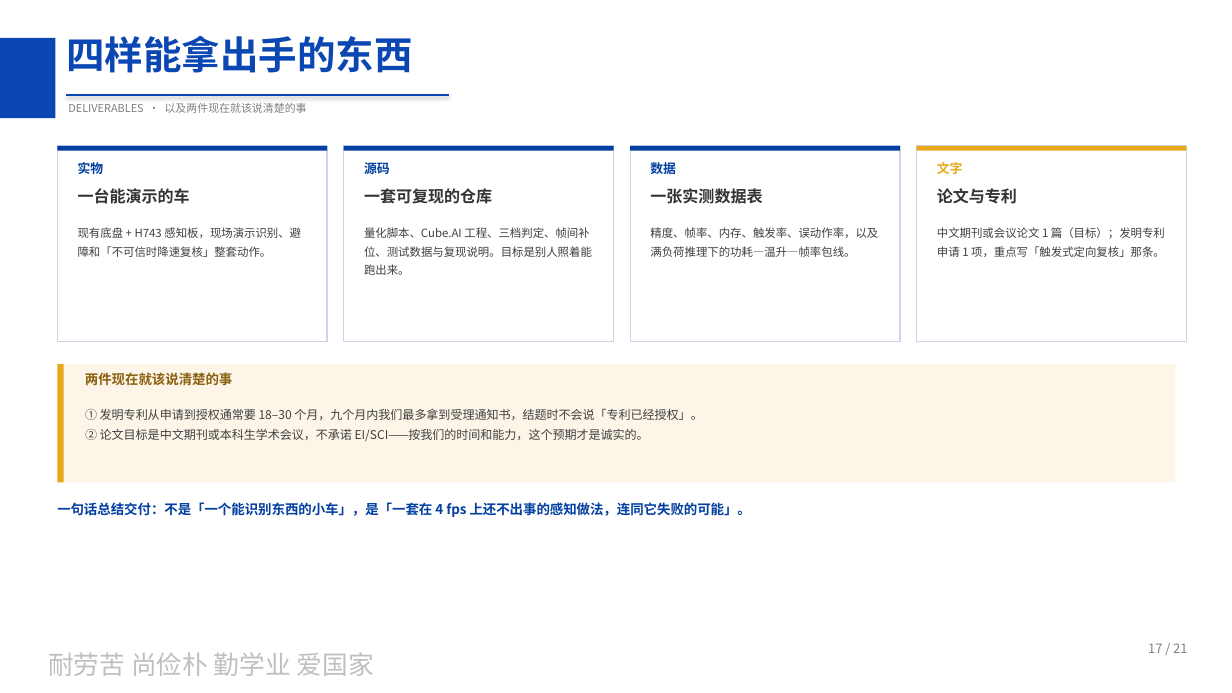
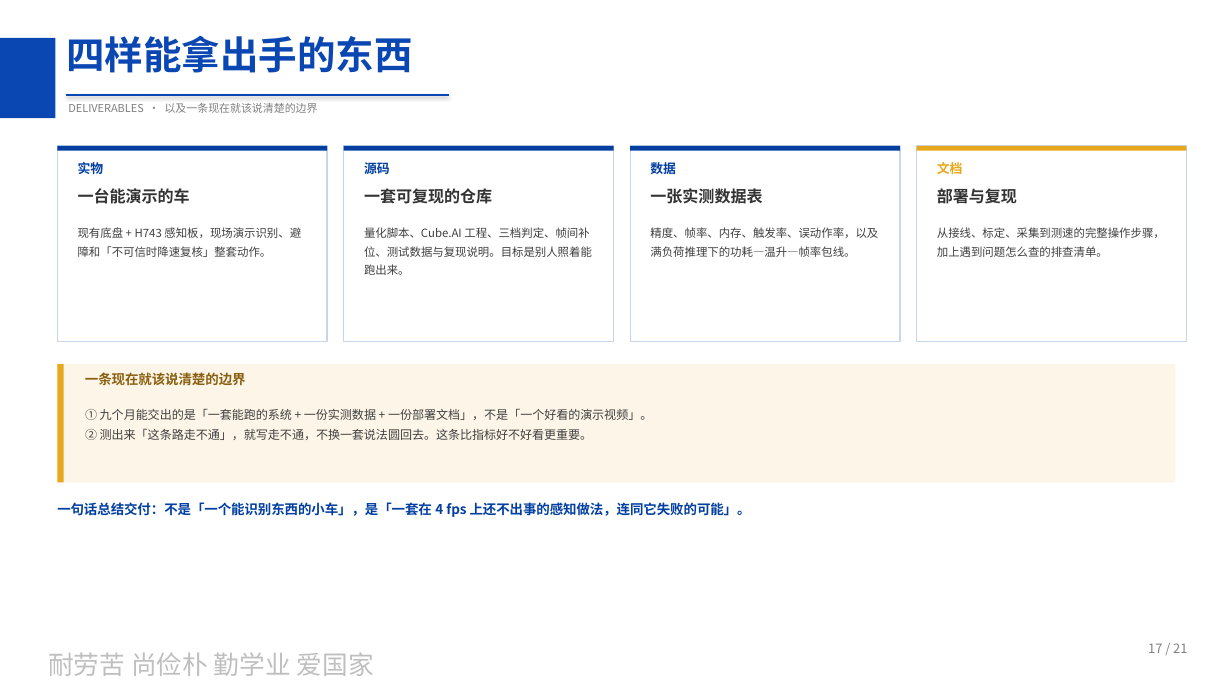
Before and after one commit to peach-ai280/srtp-tiny-detect-car, a slide deck: slide 17 of docs/01_立项/立项答辩_20261020.pptx. Drawn at 1232x693 pixels with LibreOffice and Linux fonts; fonts in the diff are those of the drawing; background and template pictures are left out. Boxes give left, top, right and bottom in pixels: in the first picture for what was removed or moved away, otherwise in the second. Text is boxed around its words. In the diff, an @@ line names an element or a change of style, - is before the commit and + after.

```diff
--- a/docs/01_立项/立项答辩_20261020.pptx
+++ b/docs/01_立项/立项答辩_20261020.pptx
@@ text at (x1=68, y1=103, x2=318, y2=113): text changed @@
-DELIVERABLES · 以及两件现在就该说清楚的事
+DELIVERABLES · 以及一条现在就该说清楚的边界
@@ text at (x1=937, y1=162, x2=963, y2=174): text changed @@
-文字
+文档
@@ text at (x1=937, y1=188, x2=1017, y2=204): text changed @@
-论文与专利
+部署与复现
@@ text at (x1=937, y1=227, x2=1165, y2=257): text changed @@
-中文期刊或会议论文 1 篇（目标）；发明专利申请 1 项，重点写「触发式定向复核」那条。
+从接线、标定、采集到测速的完整操作步骤，加上遇到问题怎么查的排查清单。
@@ text at (x1=85, y1=372, x2=246, y2=385): text changed @@
-两件现在就该说清楚的事
+一条现在就该说清楚的边界
@@ text at (x1=85, y1=408, x2=652, y2=440): text changed @@
-① 发明专利从申请到授权通常要 18–30 个月，九个月内我们最多拿到受理通知书，结题时不会说「专利已经授权」。
-② 论文目标是中文期刊或本科生学术会议，不承诺 EI/SCI——按我们的时间和能力，这个预期才是诚实的。
+① 九个月能交出的是「一套能跑的系统 + 一份实测数据 + 一份部署文档」，不是「一个好看的演示视频」。
+② 测出来「这条路走不通」，就写走不通，不换一套说法圆回去。这条比指标好不好看更重要。
```
Also in this commit, not shown: 4 other slides changed, 5 other files.
